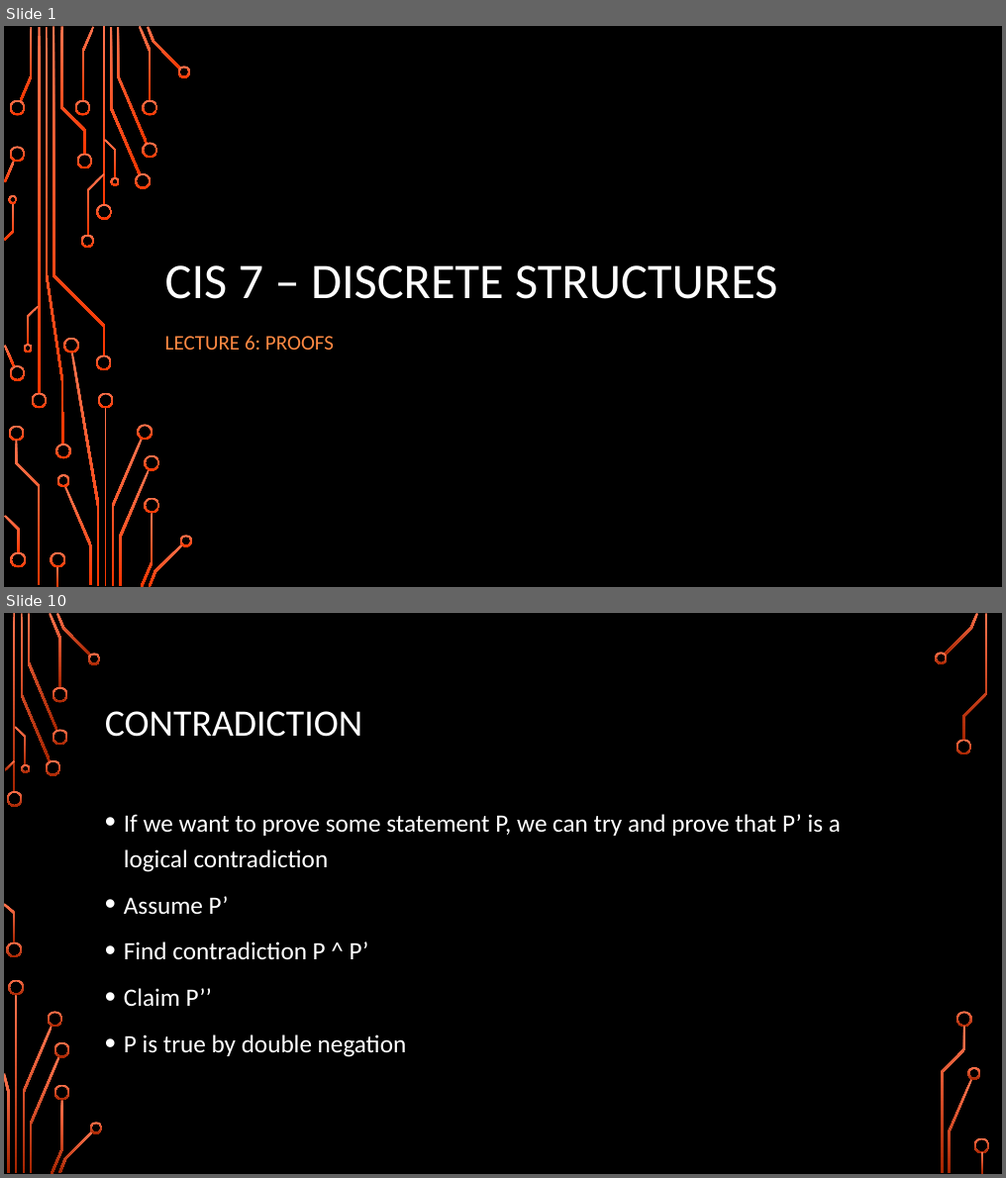
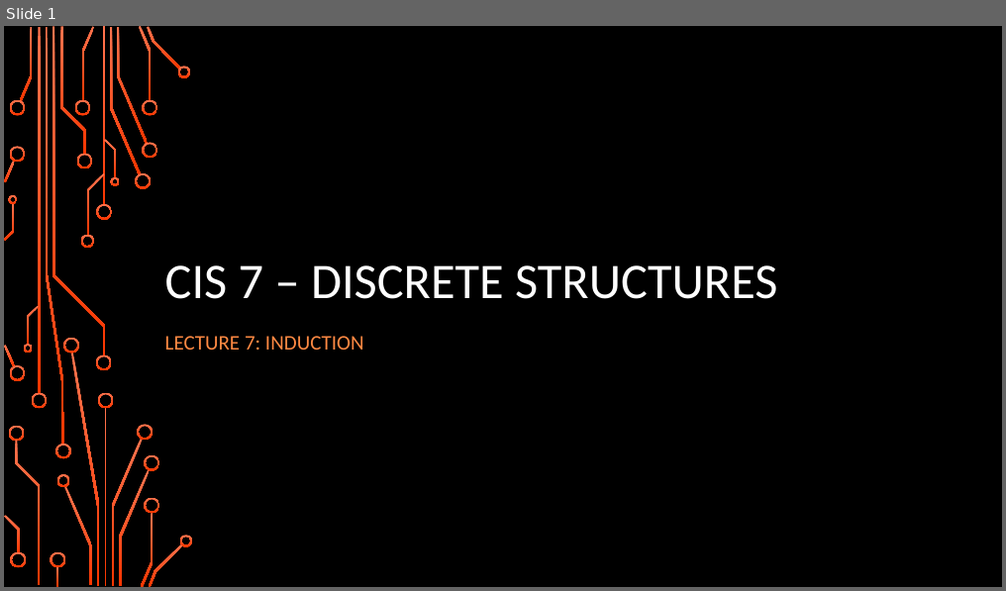
Before and after one commit to jameswilson281/CIS7---Discrete-Structures, a slide deck: Lectures/Lecture 7 - 20170920 Induction.pptx. Shown one above the other, each under a label of ours: slides 1 and 10 before the commit, slide 1 after it; the slides between them are not shown. The pictures are 1006x1178 and 1006x591 pixels, drawn with LibreOffice and Linux fonts; fonts in the diff are those of the drawing; background and template pictures are left out. Boxes give left, top, right and bottom in pixels: in the first picture for what was removed or moved away, otherwise in the second. Text is boxed around its words. In the diff, an @@ line names an element or a change of style, - is before the commit and + after.

```diff
--- a/Lectures/Lecture 7 - 20170920 Induction.pptx
+++ b/Lectures/Lecture 7 - 20170920 Induction.pptx
@@ slide 10 removed at [4, 613, 1002, 1174], background picture (left out) @@
@@ title removed at [105, 711, 362, 737] @@
-CONTRADICTION
@@ text removed at [124, 814, 841, 1058] @@
-• If we want to prove some statement P, we can try and prove that P’ is a logical contradiction
-• Assume P’
-• Find contradiction P ^ P’
-• Claim P’’
-• P is true by double negation
@@ group removed at [4, 613, 990, 1174]: 33 freeform shapes, 3 rectangles @@
@@ slide 1 changed as well @@
@@ subtitle at [165, 336, 364, 350]: text changed @@
-LECTURE 6: PROOFS
+LECTURE 7: INDUCTION
```
Also in this commit, not shown: 3 other slides changed, 2 slides added, 6 other slides removed, 4 other files.
